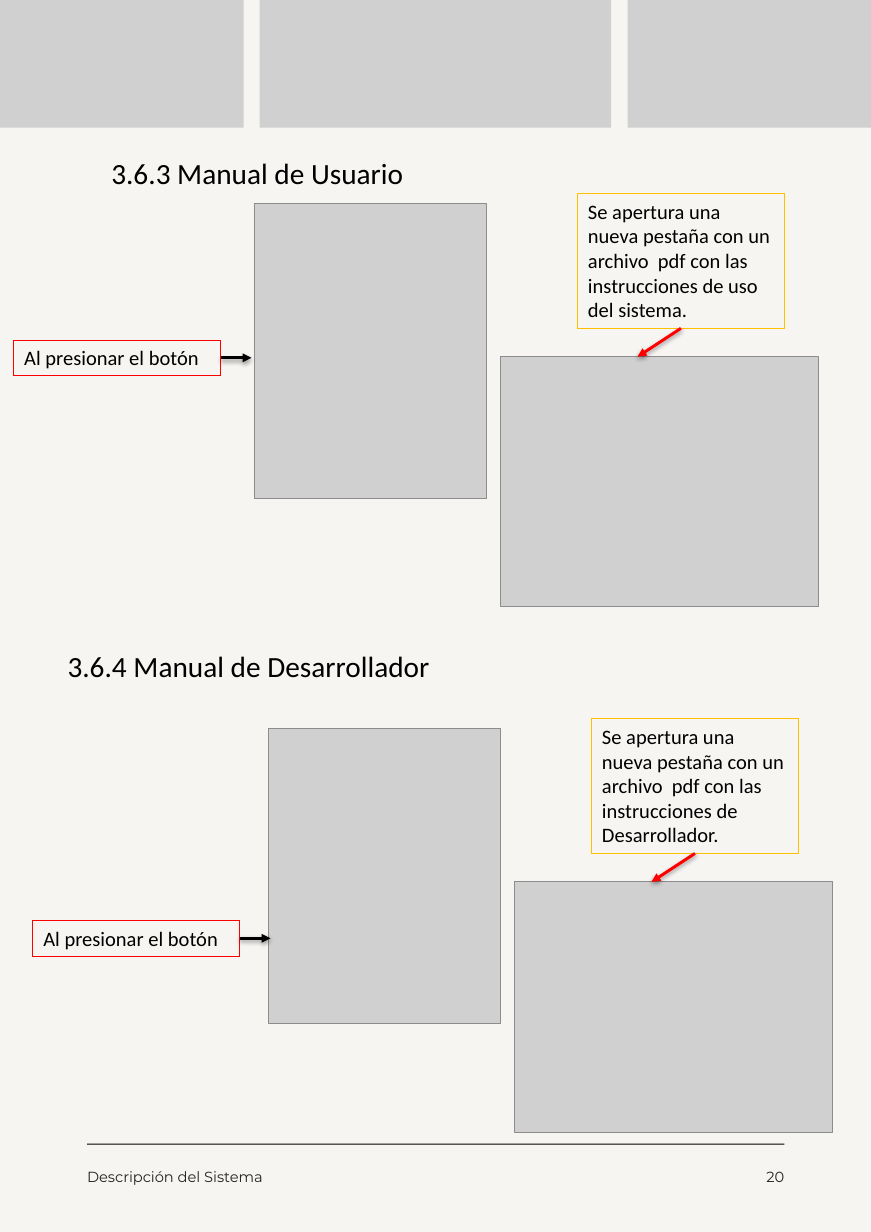
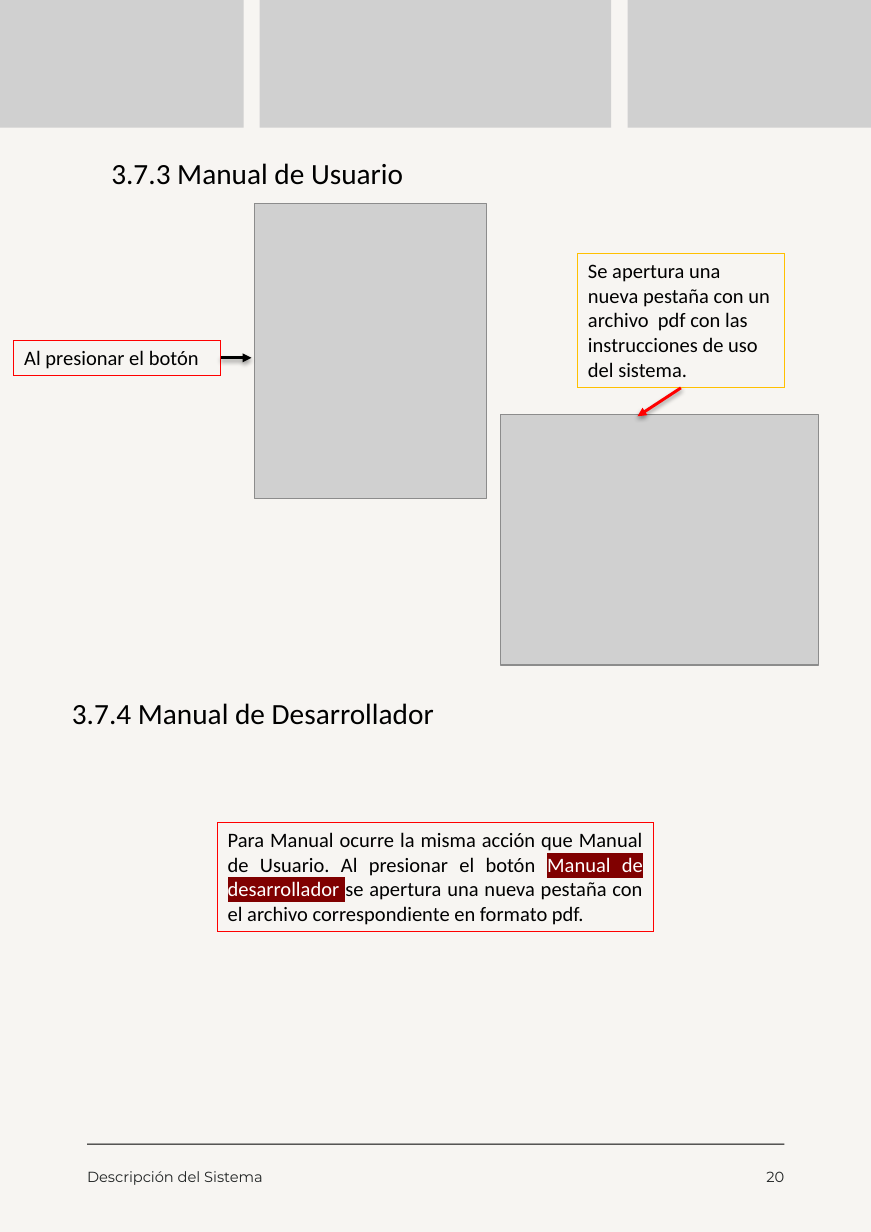
Before and after one commit to moreno-manuel/Pasantia-CVG-FMO, a slide deck: slide 20 of public/files/Manual de Usuario.pptx. Drawn at 871x1232 pixels with LibreOffice and Linux fonts; fonts in the diff are those of the drawing; grey boxes stand for pictures. Boxes give left, top, right and bottom in pixels: in the first picture for what was removed or moved away, otherwise in the second. Text is boxed around its words. In the diff, an @@ line names an element or a change of style, - is before the commit and + after.

```diff
--- a/public/files/Manual de Usuario.pptx
+++ b/public/files/Manual de Usuario.pptx
@@ text at box(111, 163, 403, 185): text changed @@
-3.6.3 Manual de Usuario
+3.7.3 Manual de Usuario
@@ 1 picture, 1 rectangle, 1 arrow: place and size @@
-1 picture, 1 rectangle, 1 arrow at box(501, 194, 818, 608)
+1 picture, 1 rectangle, 1 arrow at box(501, 253, 818, 666)
@@ text at box(72, 703, 434, 725): text changed @@
-3.6.4 Manual de Desarrollador
+3.7.4 Manual de Desarrollador
@@ rectangle removed at box(592, 719, 798, 854) @@
-Se apertura una nueva pestaña con un archivo pdf con las instrucciones de Desarrollador.
@@ picture removed at box(269, 730, 501, 1025) @@
@@ rectangle added at box(217, 822, 654, 932), outline #FF0000 0.75 pt, 14 pt, text #000000 @@
+Para Manual ocurre la misma acción que Manual de Usuario. Al presionar el botón Manual de desarrollador se apertura una nueva pestaña con el archivo correspondiente en formato pdf.
@@ arrow removed from (695, 854) to (652, 883) @@
@@ picture removed at box(515, 883, 832, 1134) @@
@@ rectangle removed at box(33, 922, 239, 957) @@
-Al presionar el botón
@@ arrow removed from (239, 940) to (271, 940) @@
```
Also in this commit, not shown: 17 other slides changed, 17 other files.
